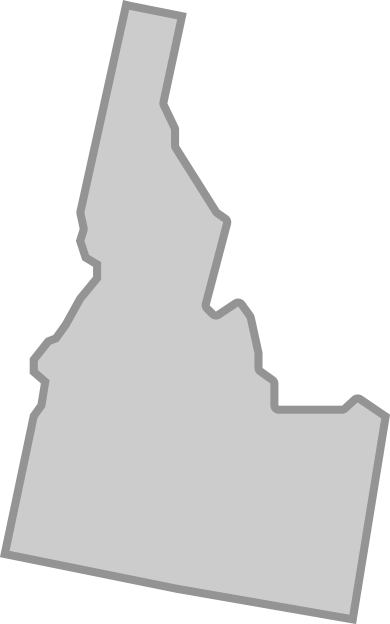
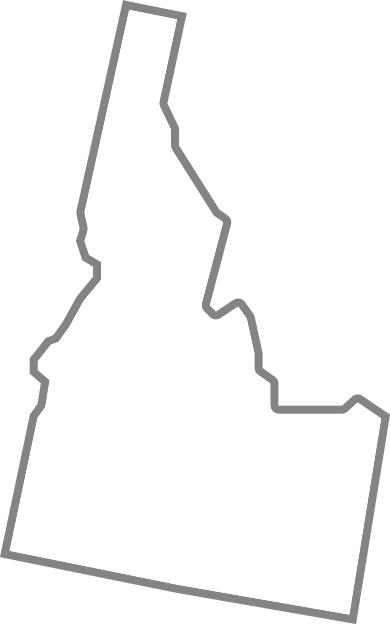
Revision of a layered 390 × 624 image; what changed, layer by layer:
pixels changed over [0, 0, 390, 624] (layer not identified)
